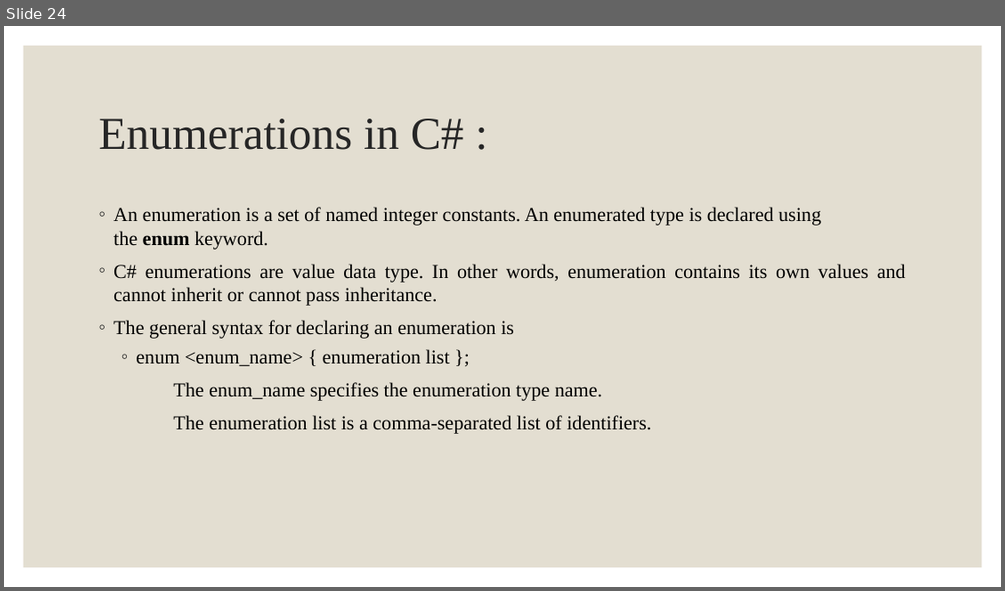
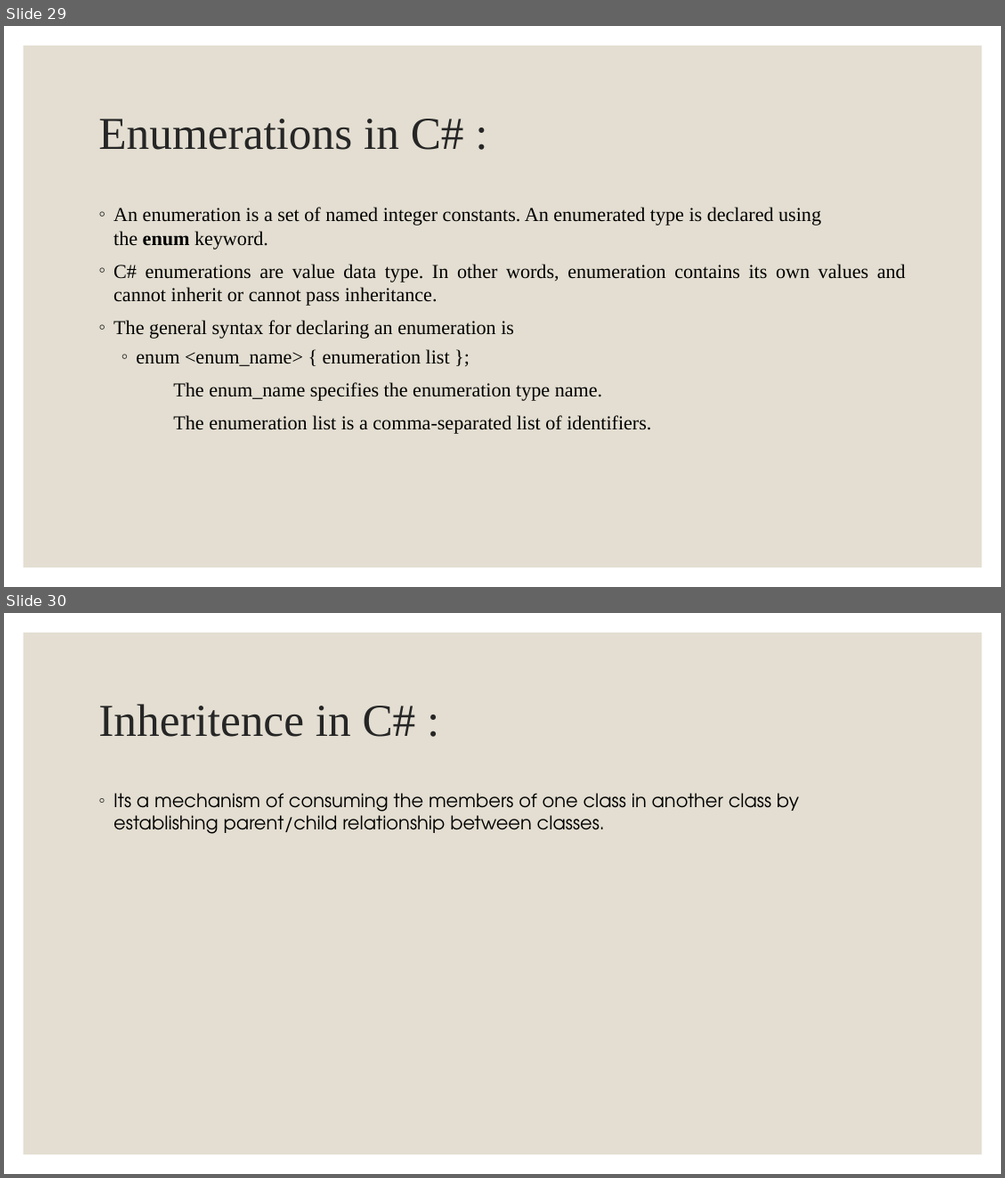
Before and after one commit to Shivaram008/C-, a slide deck: PPTs/Programming in C#.pptx. Shown one above the other, each under a label of ours: slide 24 before the commit, slides 29 and 30 after it. The pictures are 1005x591 and 1005x1178 pixels, drawn with LibreOffice and Linux fonts; fonts in the diff are those of the drawing. Boxes give left, top, right and bottom in pixels: in the first picture for what was removed or moved away, otherwise in the second. Text is boxed around its words. In the diff, an @@ line names an element or a change of style, - is before the commit and + after.

```diff
--- a/PPTs/Programming in C#.pptx
+++ b/PPTs/Programming in C#.pptx
@@ slide 30 added at (x1=4, y1=613, x2=1001, y2=1174), background #FFFFFF; not listed: 1 template element that a slide beside it also shows @@
@@ title added at (x1=98, y1=704, x2=416, y2=737), 44 pt, text #262626 @@
+Inheritence in C# :
@@ text added at (x1=113, y1=793, x2=799, y2=834), 18 pt, text #000000 @@
+◦ Its a mechanism of consuming the members of one class in another class by establishing parent/child relationship between classes.
@@ what was slide 24 is now slide 29 @@
```
Also in this commit, not shown: 5 other slides added, 7 other files.
